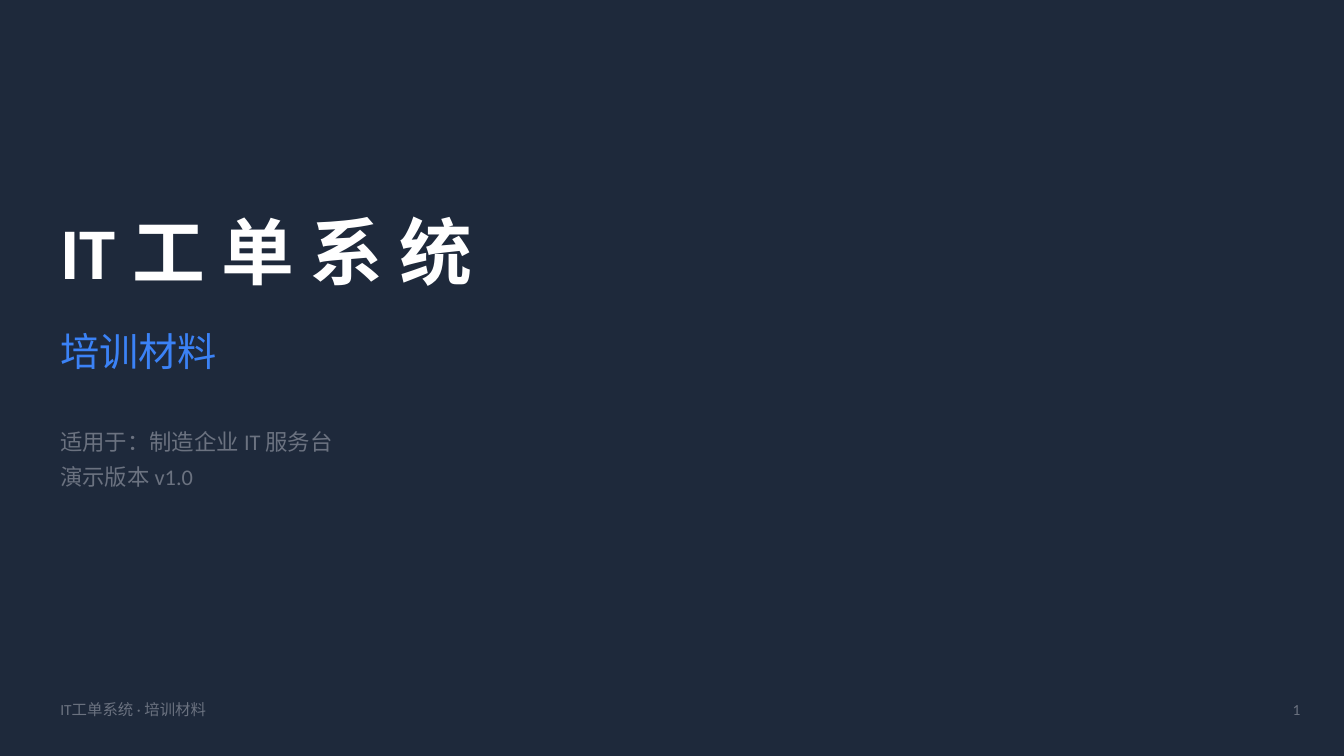
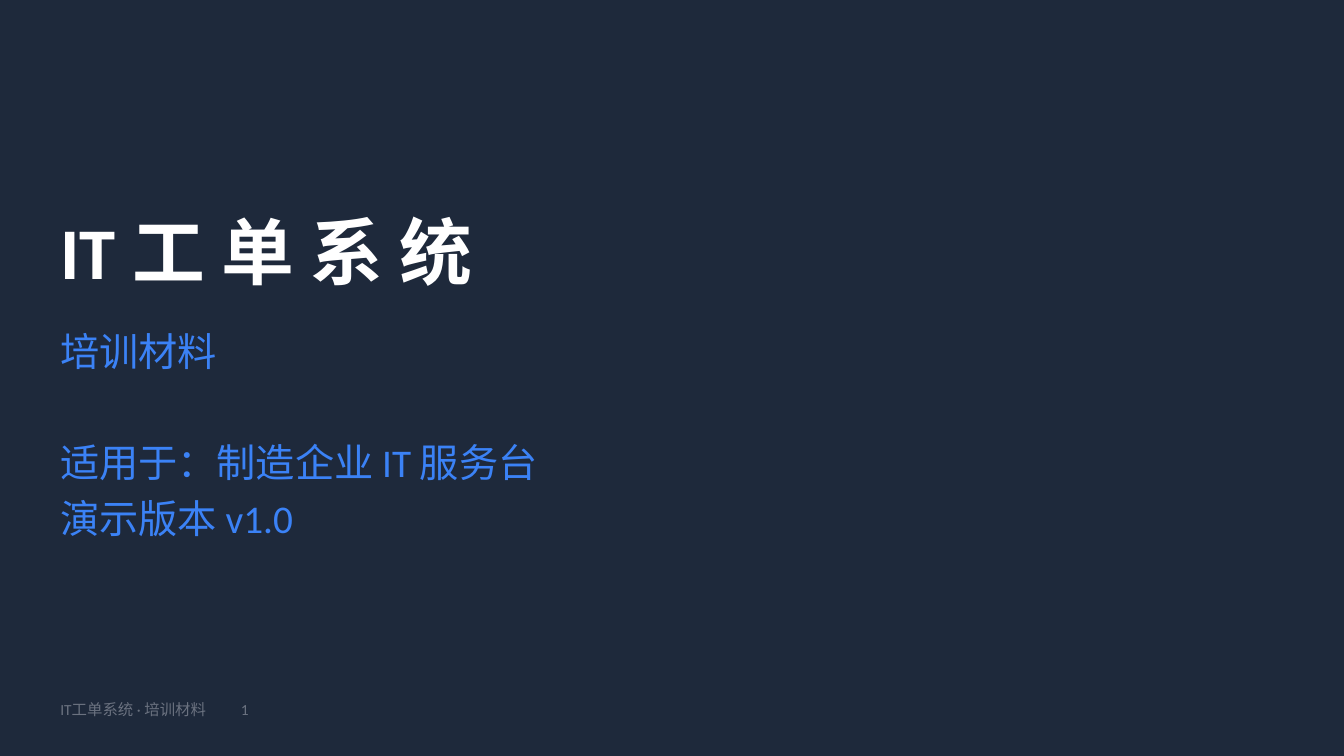
Before and after one commit to vspoptang/it-ticketing, a slide deck: slide 1 of docs/IT工单系统-培训材料.pptx. Drawn at 1344x756 pixels with LibreOffice and Linux fonts; fonts in the diff are those of the drawing. Boxes give left, top, right and bottom in pixels: in the first picture for what was removed or moved away, otherwise in the second. Text is boxed around its words. In the diff, an @@ line names an element or a change of style, - is before the commit and + after.

```diff
--- a/docs/IT工单系统-培训材料.pptx
+++ b/docs/IT工单系统-培训材料.pptx
@@ text "培训材料" moved from (x1=60, y1=431, x2=333, y2=487) to (x1=60, y1=333, x2=537, y2=536) @@
@@ text at (x1=60, y1=444, x2=537, y2=536): size 16 to 28 pt, text colour #6B7280 to #3B82F6 in "适用于：制造企业 IT 服务台", "演示版本 v1.0" @@
@@ text at (x1=60, y1=702, x2=249, y2=716): text changed @@
-IT工单系统 · 培训材料
+IT工单系统 · 培训材料 1
@@ text removed at (x1=1293, y1=705, x2=1301, y2=715) @@
-1
```
Also in this commit, not shown: 14 other slides changed, 2 other files.
